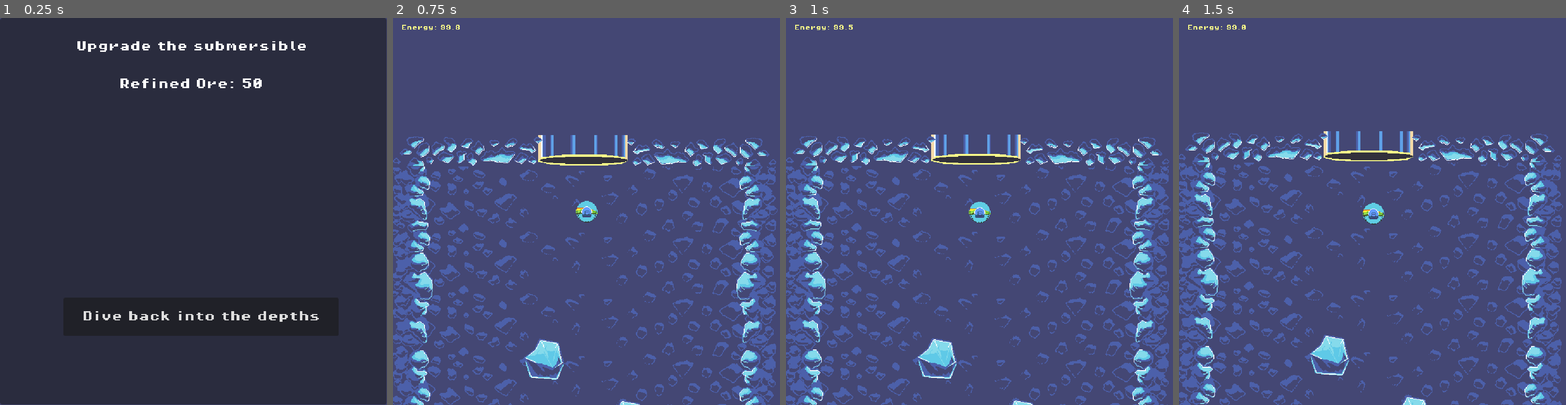
Above: before the commit, frames 1-4 (left to right).
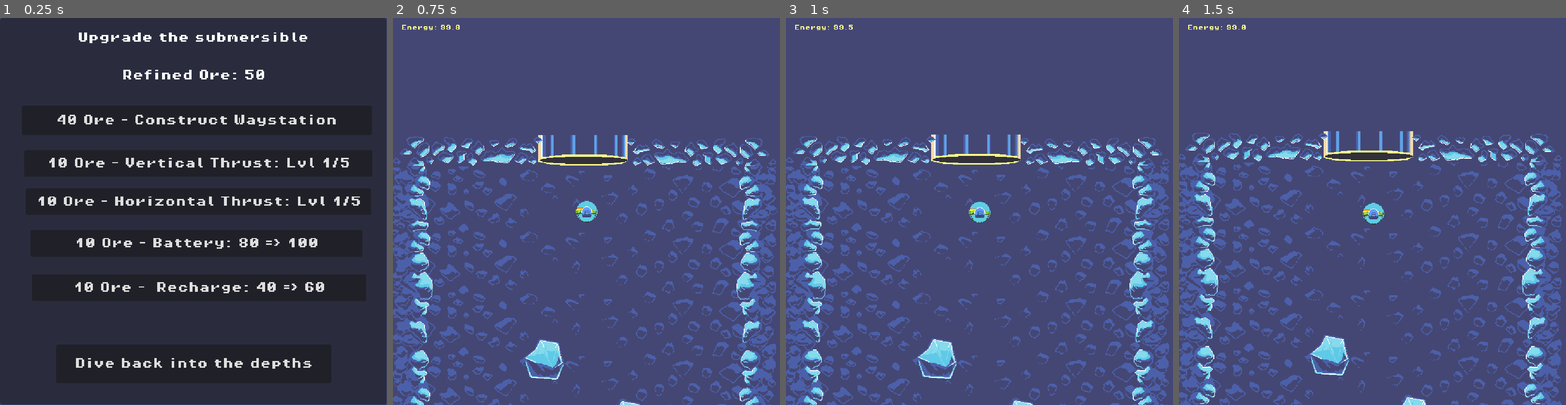
Above: after the commit, the same moments.

Repository: hawkstein/ld57-europan-expedition
Game: Godot game, scene res://scenes/forge.tscn
Same seed, same stepped clock (60 frames per second), same inputs: the game is played once before the commit and once after it. This scene is started directly instead of the project's main scene.
Inputs:
- Up to frame 1 (0.25 s): no input
- Up to frame 2 (0.75 s): click "Dive back into the depths" at 0.5 s
- Up to frame 3 (1 s): no input
- Up to frame 4 (1.5 s): hold Right (thrust_right) from 1.28 s (still down); tap Space (deploy_waystation) at 1.35 s

The runs differ from the first frame. In frame 1, 5.5% of the frame differs, in the area x 10-93%, y 3-91%; in frame 2, nothing differs; in frame 3, nothing differs; in frame 4, nothing differs.

Commit message:
add upgrade options to forge scene

Diff:
--- a/scenes/forge.tscn
+++ b/scenes/forge.tscn
@@ -12,38 +12,92 @@
 layout_mode = 0
 offset_right = 575.0
 offset_bottom = 575.0
+metadata/_edit_lock_ = true
 
 [node name="Heading" type="Label" parent="."]
-layout_mode = 1
-anchors_preset = 9
-anchor_bottom = 1.0
-offset_left = 113.0
-offset_top = 34.0
-offset_right = 457.0
-offset_bottom = 50.0
+layout_mode = 2
+offset_left = 115.0
+offset_top = 21.0
+offset_right = 467.0
+offset_bottom = 37.0
 grow_vertical = 2
 theme_override_fonts/font = ExtResource("1_huql2")
 theme_override_font_sizes/font_size = 16
 text = "Upgrade the submersible"
 
+[node name="DiveButton" type="Button" parent="."]
+layout_mode = 0
+offset_left = 83.0
+offset_top = 486.0
+offset_right = 493.0
+offset_bottom = 543.0
+theme_override_fonts/font = ExtResource("1_huql2")
+theme_override_font_sizes/font_size = 16
+text = "Dive back into the depths"
+
 [node name="OreTotal" type="Label" parent="."]
-layout_mode = 0
-offset_left = 177.0
-offset_top = 90.0
-offset_right = 391.0
-offset_bottom = 113.0
+layout_mode = 2
+offset_left = 181.0
+offset_top = 77.0
+offset_right = 399.0
+offset_bottom = 93.0
 theme_override_fonts/font = ExtResource("1_huql2")
 theme_override_font_sizes/font_size = 16
 text = "Refined Ore: XX"
 
-[node name="DiveButton" type="Button" parent="."]
-layout_mode = 0
-offset_left = 94.0
-offset_top = 416.0
-offset_right = 504.0
-offset_bottom = 473.0
+[node name="WaystationButton" type="Button" parent="."]
+layout_mode = 2
+offset_left = 32.0
+offset_top = 130.0
+offset_right = 553.0
+offset_bottom = 174.0
 theme_override_fonts/font = ExtResource("1_huql2")
 theme_override_font_sizes/font_size = 16
-text = "Dive back into the depths"
+text = "40 Ore - Construct Waystation
+"
+
+[node name="UpgradeVThrust" type="Button" parent="."]
+layout_mode = 2
+offset_left = 36.0
+offset_top = 196.0
+offset_right = 554.0
+offset_bottom = 236.0
+theme_override_fonts/font = ExtResource("1_huql2")
+theme_override_font_sizes/font_size = 16
+text = "10 Ore - Vertical Thrust: Lvl 1/5
+"
+
+[node name="UpgradeHThrust" type="Button" parent="."]
+layout_mode = 2
+offset_left = 38.0
+offset_top = 253.0
+offset_right = 552.0
+offset_bottom = 293.0
+theme_override_fonts/font = ExtResource("1_huql2")
+theme_override_font_sizes/font_size = 16
+text = "10 Ore - Horizontal Thrust: Lvl 1/5
+"
+
+[node name="UpgradeBattery" type="Button" parent="."]
+layout_mode = 2
+offset_left = 45.0
+offset_top = 315.0
+offset_right = 539.0
+offset_bottom = 355.0
+theme_override_fonts/font = ExtResource("1_huql2")
+theme_override_font_sizes/font_size = 16
+text = "10 Ore - Battery: 80 => 100
+"
+
+[node name="UpgradeWaystation" type="Button" parent="."]
+layout_mode = 2
+offset_left = 47.0
+offset_top = 381.0
+offset_right = 545.0
+offset_bottom = 421.0
+theme_override_fonts/font = ExtResource("1_huql2")
+theme_override_font_sizes/font_size = 16
+text = "10 Ore -  Recharge: 40 => 60
+"
 
 [connection signal="pressed" from="DiveButton" to="." method="_on_dive_button_pressed"]
